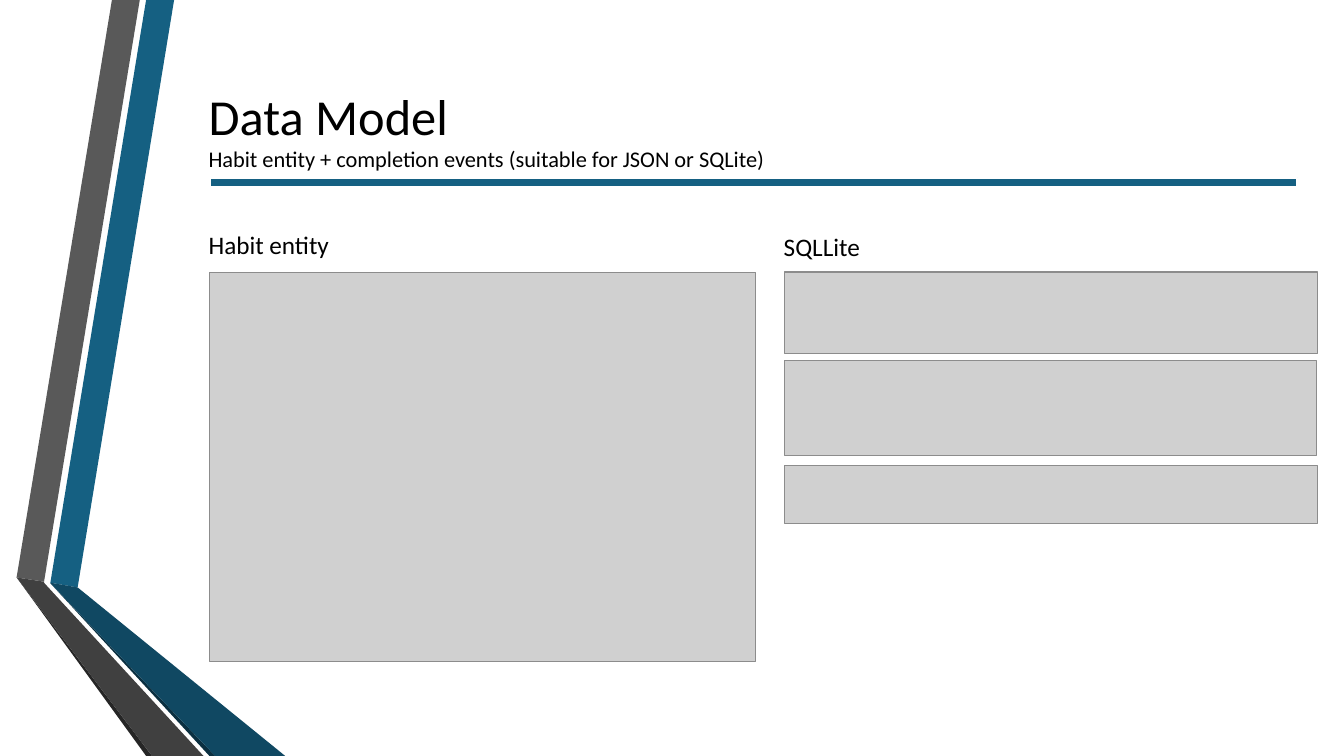
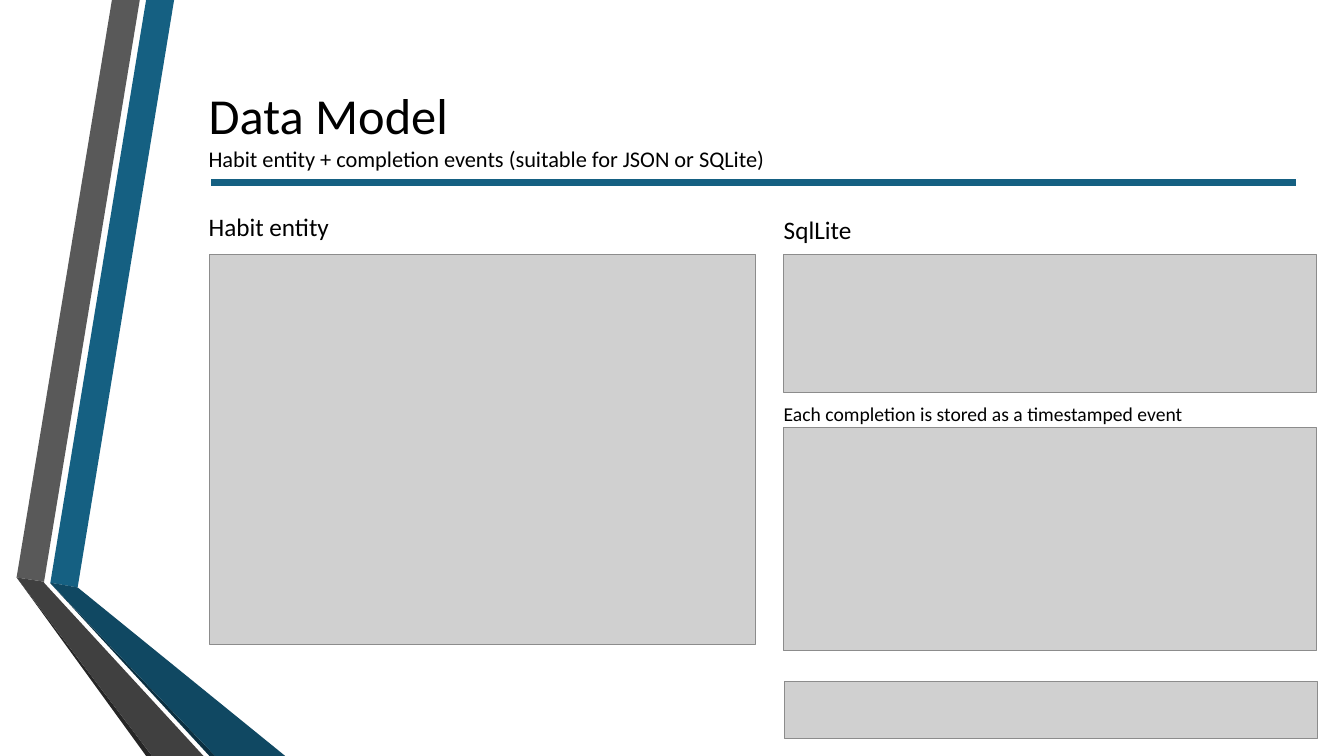
Before and after one commit to n1wo/habit-tracker, a slide deck: slide 4 of docs/Development_Phase_2.pptx. Drawn at 1344x756 pixels with LibreOffice and Linux fonts; fonts in the diff are those of the drawing; grey boxes stand for pictures; background and template pictures are left out. Boxes give left, top, right and bottom in pixels: in the first picture for what was removed or moved away, otherwise in the second. Text is boxed around its words. In the diff, an @@ line names an element or a change of style, - is before the commit and + after.

```diff
--- a/docs/Development_Phase_2.pptx
+++ b/docs/Development_Phase_2.pptx
@@ text "Habit entity": place and size @@
-text "Habit entity" at (209,236,328,258)
+text "Habit entity" at (209,218,328,240)
@@ text at (784,221,852,243): text changed @@
-SQLLite
+SqlLite
@@ picture: place and size @@
-picture at (210,272,755,662)
+picture at (210,254,755,644)
@@ picture: place and size @@
-picture at (785,272,1319,354)
+picture at (783,254,1317,392)
@@ picture removed at (785,361,1317,456) @@
@@ text added at (784,407,1182,424), 14 pt, text #000000 @@
+Each completion is stored as a timestamped event
@@ picture added at (783,427,1317,651) @@
@@ picture: place and size @@
-picture at (785,466,1319,523)
+picture at (785,682,1319,739)
```
Also in this commit, not shown: 7 other slides changed, 3 other files.
